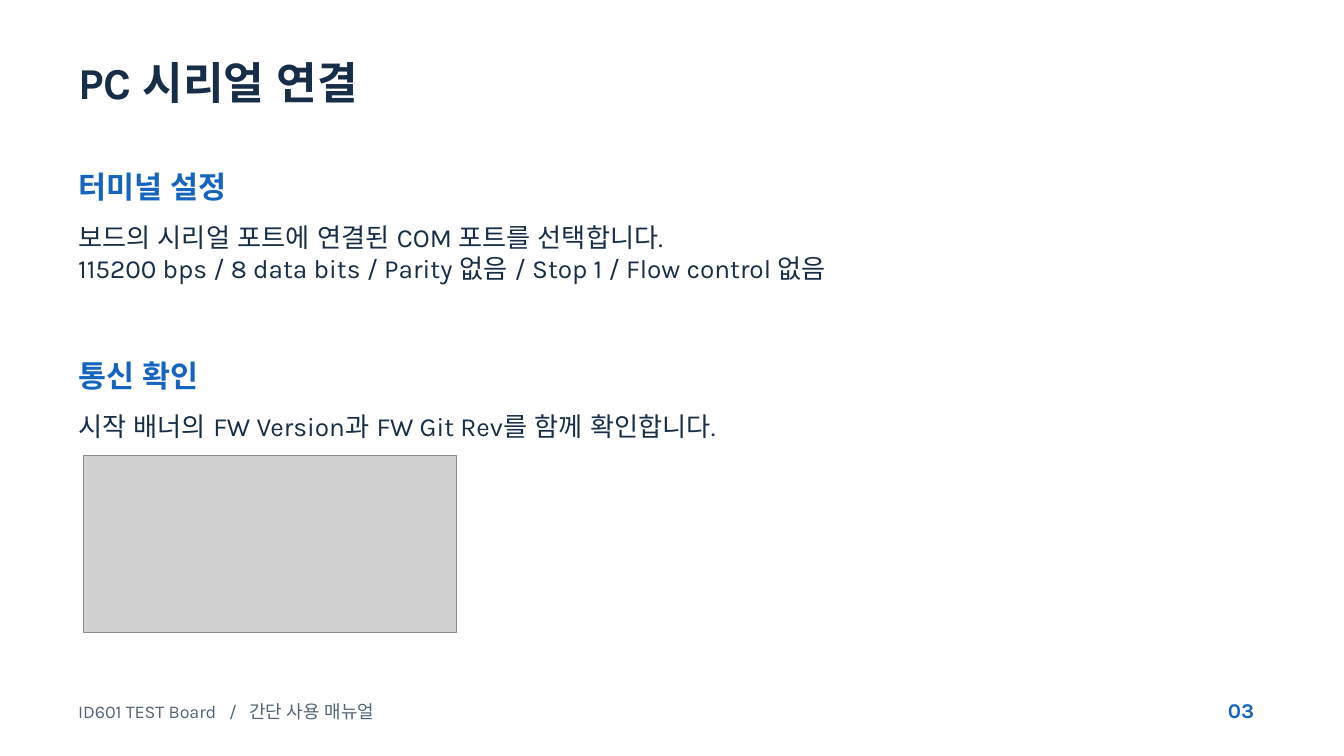
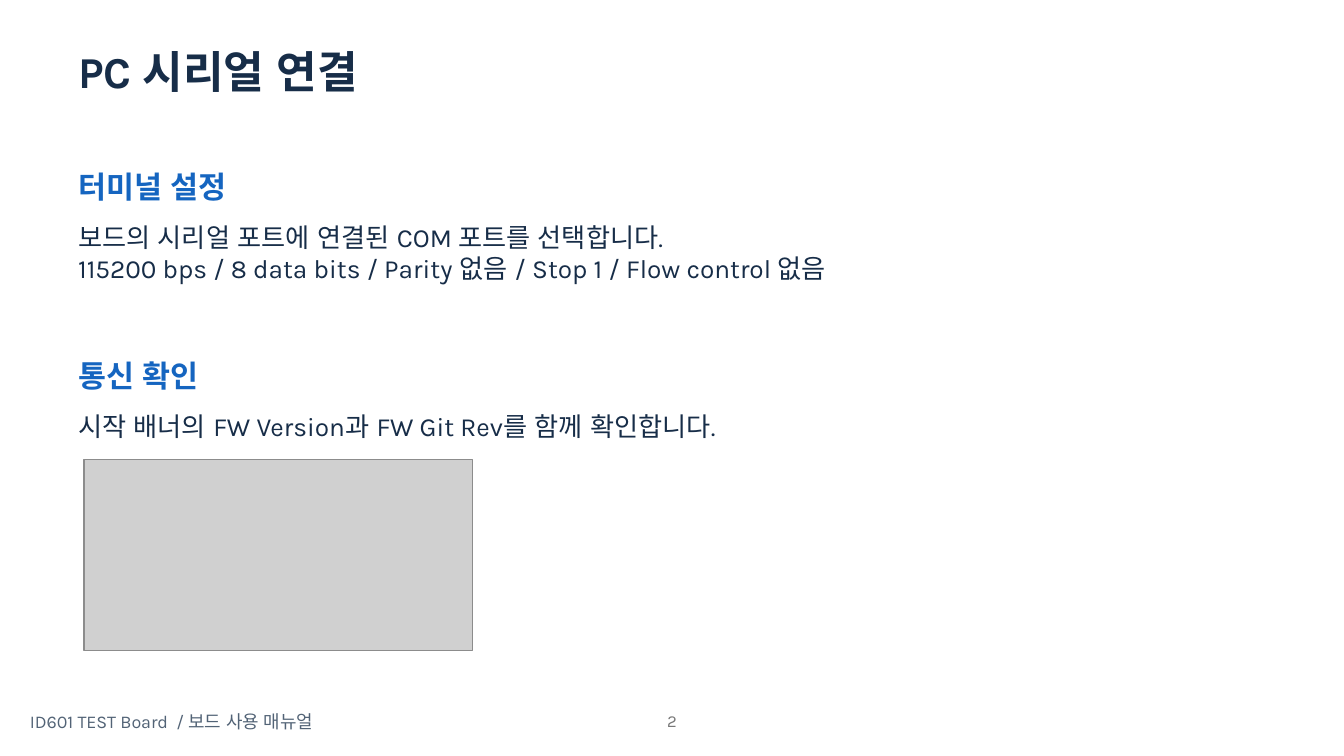
Before and after one commit to oio9595/Global_Technologies_FW, a slide deck: slide 2 of ID601/Jig/ID601_ES/Docs/Deliverables/Manual/ID601_MOBIS_CLI_Manual_20261029_v2.pptx. Drawn at 1344x756 pixels with LibreOffice and Linux fonts; fonts in the diff are those of the drawing; grey boxes stand for pictures. Boxes give left, top, right and bottom in pixels: in the first picture for what was removed or moved away, otherwise in the second. Text is boxed around its words. In the diff, an @@ line names an element or a change of style, - is before the commit and + after.

```diff
--- a/ID601/Jig/ID601_ES/Docs/Deliverables/Manual/ID601_MOBIS_CLI_Manual_20261029_v2.pptx
+++ b/ID601/Jig/ID601_ES/Docs/Deliverables/Manual/ID601_MOBIS_CLI_Manual_20261029_v2.pptx
@@ text "PC 시리얼 연결": place and size @@
-text "PC 시리얼 연결" at box(78, 62, 358, 103)
+text "PC 시리얼 연결" at box(78, 51, 358, 92)
@@ picture: place and size @@
-picture at box(84, 456, 456, 633)
+picture at box(84, 460, 472, 651)
@@ text at box(30, 713, 313, 730): text changed @@
-ID601 TEST Board / 간단 사용 매뉴얼
+ID601 TEST Board / 보드 사용 매뉴얼
@@ page number added at box(667, 716, 677, 727), 12 pt, text #797979 @@
+2
@@ text removed at box(1228, 704, 1254, 719) @@
-03
```
Also in this commit, not shown: 7 other slides changed, 10 slides added, 1 slide removed, 10 other files.
